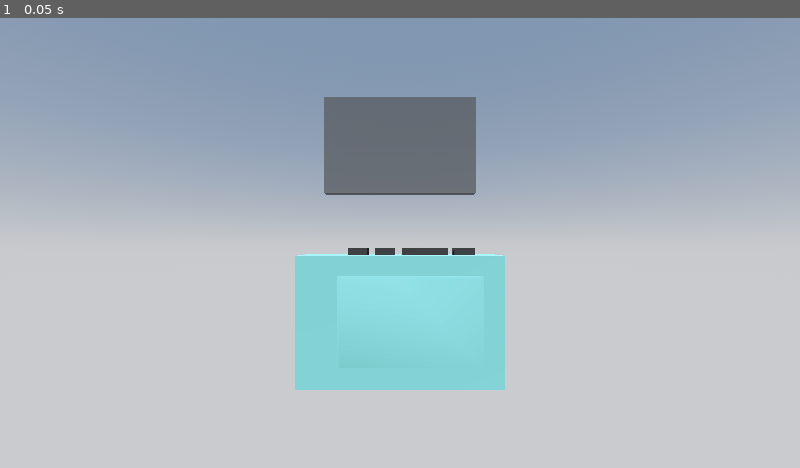
Above: before the commit, frame 1.
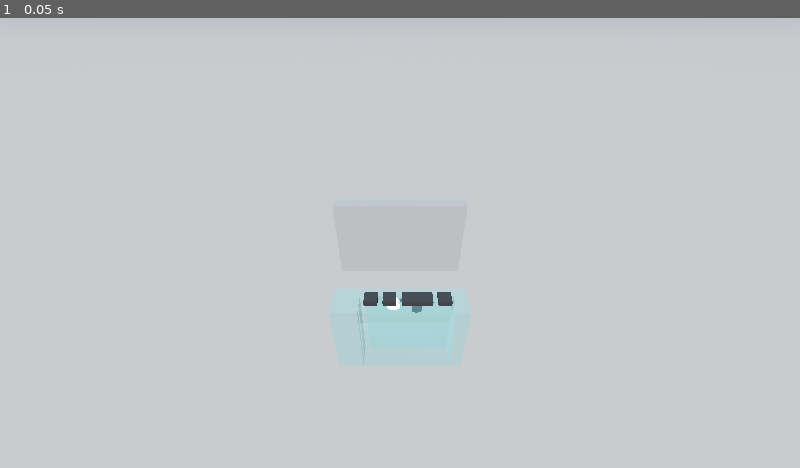
Above: after the commit, the same moment.

Repository: LyciaStenson/CompactCassette
Game: Godot game, scene res://Scenes/Main.tscn
Two runs of this game, one before a commit and one after it. Both use one fixed random seed, a clock stepped at 60 frames per second and the inputs below.
Inputs:
- Up to frame 1 (0.05 s): no input

The runs differ from the first frame. In frame 1, 49% of the frame differs, in the area x 0-100%, y 0-83%.

Commit message:
Working on tape can be placed in player

Diff:
--- a/Materials/CassettePlayerBody.tres
+++ b/Materials/CassettePlayerBody.tres
@@ -1,4 +1,5 @@
 [gd_resource type="StandardMaterial3D" format=3 uid="uid://ha2ifnsjxllx"]
 
 [resource]
-albedo_color = Color(0.285212, 0.50727, 0.50312, 1)
+transparency = 1
+albedo_color = Color(0.286275, 0.505882, 0.501961, 0.333333)
--- a/Materials/CassetteTape.tres
+++ b/Materials/CassetteTape.tres
@@ -2,5 +2,7 @@
 
 [resource]
 transparency = 1
-albedo_color = Color(0.247059, 0.247059, 0.247059, 0.784314)
-metallic = 0.45
+albedo_color = Color(0.454524, 0.454524, 0.454524, 0.784314)
+metallic = 0.5
+metallic_specular = 1.0
+roughness = 0.0
--- a/Scenes/CassettePlayer.tscn
+++ b/Scenes/CassettePlayer.tscn
@@ -1,18 +1,22 @@
-[gd_scene load_steps=23 format=3 uid="uid://cub4se60qt0sd"]
+[gd_scene load_steps=28 format=3 uid="uid://cub4se60qt0sd"]
 
 [ext_resource type="Script" path="res://Scripts/CassettePlayer.gd" id="1_tyhqh"]
 [ext_resource type="Script" path="res://Scripts/CassettePlayerButton.gd" id="2_2803b"]
 [ext_resource type="Material" uid="uid://ha2ifnsjxllx" path="res://Materials/CassettePlayerBody.tres" id="2_bju3p"]
 [ext_resource type="Material" uid="uid://irxdmyub874d" path="res://Materials/CassettePlayerButton.tres" id="3_o67ix"]
+[ext_resource type="AudioStream" uid="uid://b3j4vgobe8vlf" path="res://Music/80s-retro-synth-wave-223103.mp3" id="5_irsct"]
+
+[sub_resource type="BoxShape3D" id="BoxShape3D_u2k1t"]
+size = Vector3(1.35, 0.9, 0.35)
+
+[sub_resource type="BoxShape3D" id="BoxShape3D_akpef"]
+size = Vector3(1.32, 0.84, 0.32)
 
 [sub_resource type="BoxShape3D" id="BoxShape3D_cxelf"]
 size = Vector3(0.145, 0.06, 0.145)
 
 [sub_resource type="BoxShape3D" id="BoxShape3D_ng8vm"]
 size = Vector3(0.31, 0.06, 0.145)
-
-[sub_resource type="BoxShape3D" id="BoxShape3D_akpef"]
-size = Vector3(1.32, 0.84, 0.32)
 
 [sub_resource type="ArrayMesh" id="ArrayMesh_lwilg"]
 _surfaces = [{
@@ -234,8 +238,54 @@
 blend_shape_mode = 0
 shadow_mesh = SubResource("ArrayMesh_ycgos")
 
+[sub_resource type="Animation" id="Animation_qw2js"]
+resource_name = "OpenDoor"
+length = 1.25
+step = 0.05
+tracks/0/type = "value"
+tracks/0/imported = false
+tracks/0/enabled = true
+tracks/0/path = NodePath("Model/Door:rotation")
+tracks/0/interp = 1
+tracks/0/loop_wrap = true
+tracks/0/keys = {
+"times": PackedFloat32Array(0, 1.25),
+"transitions": PackedFloat32Array(1, 1),
+"update": 0,
+"values": [Vector3(0, 0, 0), Vector3(0.959931, 0, 0)]
+}
+
+[sub_resource type="Animation" id="Animation_1pnqg"]
+length = 0.001
+tracks/0/type = "value"
+tracks/0/imported = false
+tracks/0/enabled = true
+tracks/0/path = NodePath("Model/Door:rotation")
+tracks/0/interp = 1
+tracks/0/loop_wrap = true
+tracks/0/keys = {
+"times": PackedFloat32Array(0),
+"transitions": PackedFloat32Array(1),
+"update": 0,
+"values": [Vector3(0, 0, 0)]
+}
+
+[sub_resource type="AnimationLibrary" id="AnimationLibrary_ybssb"]
+_data = {
+"OpenDoor": SubResource("Animation_qw2js"),
+"RESET": SubResource("Animation_1pnqg")
+}
+
 [node name="CassettePlayer" type="StaticBody3D" groups=["Grabbable"]]
 script = ExtResource("1_tyhqh")
+
+[node name="TapeOverlapArea" type="Area3D" parent="."]
+
+[node name="CollisionShape" type="CollisionShape3D" parent="TapeOverlapArea"]
+shape = SubResource("BoxShape3D_u2k1t")
+
+[node name="CollisionShape" type="CollisionShape3D" parent="."]
+shape = SubResource("BoxShape3D_akpef")
 
 [node name="StopButton" type="StaticBody3D" parent="."]
 transform = Transform3D(1, 0, 0, 0, 1, 0, 0, 0, 1, 0.43, 0.44, 0)
@@ -265,9 +315,6 @@
 [node name="CollisionShape" type="CollisionShape3D" parent="FastFowardButton"]
 shape = SubResource("BoxShape3D_cxelf")
 
-[node name="CollisionShape" type="CollisionShape3D" parent="."]
-shape = SubResource("BoxShape3D_akpef")
-
 [node name="Model" type="Node3D" parent="."]
 
 [node name="Body" type="MeshInstance3D" parent="Model"]
@@ -300,3 +347,11 @@
 skeleton = NodePath("")
 
 [node name="AnimationPlayer" type="AnimationPlayer" parent="."]
+libraries = {
+"": SubResource("AnimationLibrary_ybssb")
+}
+
+[node name="AudioStreamPlayer3D" type="AudioStreamPlayer3D" parent="."]
+stream = ExtResource("5_irsct")
+
+[connection signal="body_entered" from="TapeOverlapArea" to="." method="body_entered_area"]
--- a/Scenes/Main.tscn
+++ b/Scenes/Main.tscn
@@ -20,12 +20,11 @@
 
 [node name="CassettePlayer" parent="." instance=ExtResource("1_26e47")]
 
-[node name="CassetteTape" parent="." node_paths=PackedStringArray("camera") instance=ExtResource("2_unspv")]
+[node name="CassetteTape" parent="." instance=ExtResource("2_unspv")]
 transform = Transform3D(1, 0, 0, 0, 1, 0, 0, 0, 1, 0, 1.15, 0)
-camera = NodePath("../Camera")
 
 [node name="Camera" type="Camera3D" parent="."]
-transform = Transform3D(1, 0, 0, 0, 1, 0, 0, 0, 1, 0, 0.5, 2)
+transform = Transform3D(1, 0, 0, 0, 0.818802, 0.574077, 0, -0.574077, 0.818802, 0, 2.5, 2)
 script = ExtResource("2_gfgva")
 
 [node name="DirectionalLight3D" type="DirectionalLight3D" parent="."]
--- a/Scripts/CassettePlayer.gd
+++ b/Scripts/CassettePlayer.gd
@@ -3,10 +3,15 @@
 
 var rotation_speed : Vector2
 
+@export var tape_position : Vector3
+
 @onready var stop_button : CassettePlayerButton = $StopButton
 @onready var play_button : CassettePlayerButton = $PlayButton
 @onready var rewind_button : CassettePlayerButton = $RewindButton
 @onready var fast_forward_button : CassettePlayerButton = $FastFowardButton
+
+@onready var animation_player : AnimationPlayer = $AnimationPlayer
+@onready var audio_player : AudioStreamPlayer3D = $AudioStreamPlayer3D
 
 func _ready() -> void:
 	stop_button.pressed.connect(stop_button_pressed)
@@ -34,9 +39,13 @@
 	pass
 
 func stop_button_pressed():
+	audio_player.stop()
+	animation_player.play("OpenDoor")
 	print("Stop Button Pressed")
 
 func play_button_pressed():
+	if !audio_player.playing:
+		audio_player.play(0.0)
 	print("Play Button Pressed")
 
 func rewind_button_pressed():
@@ -44,3 +53,19 @@
 
 func fast_forward_button_pressed():
 	print("Fast Forward Button Pressed")
+
+func body_entered_area(body : Node3D):
+	if body is CassetteTape && body.is_physics_processing():
+		#print("Processing: " && body.is_physics_processing())
+		print("Parent before: ", body.get_parent())
+		body.reparent(self)
+		body.set_physics_process(false)
+		body.position = tape_position
+		body.rotation = Vector3()#(deg_to_rad(90.0), 0.0, 0.0)
+		#print("Tape entered area")
+
+#func body_exited_area(body : Node3D):
+	#if body is CassetteTape:
+		#body.reparent(get_tree().root)
+		#print("Parent after: ", body.get_parent())
+		#print("Tape exited area")
--- a/Scripts/CassetteTape.gd
+++ b/Scripts/CassetteTape.gd
@@ -1,6 +1,10 @@
 extends CharacterBody3D
+class_name CassetteTape
 
-@export var camera : Camera3D
+@export var track_1 : AudioStream
+@export var track_2 : AudioStream
+
+@onready var camera : Camera3D = get_viewport().get_camera_3d()
 
 func drag(relative : Vector2) -> void:
 	velocity = Vector3(relative.x * 0.3, -relative.y * 0.3, 0.0)
Not shown, added: Music/80s-retro-synth-wave-223103.mp3.import
Not shown, changed: Documents/s4103944_DesignDocument.odt
Not shown, added: Music/80s-retro-synth-wave-223103.mp3
